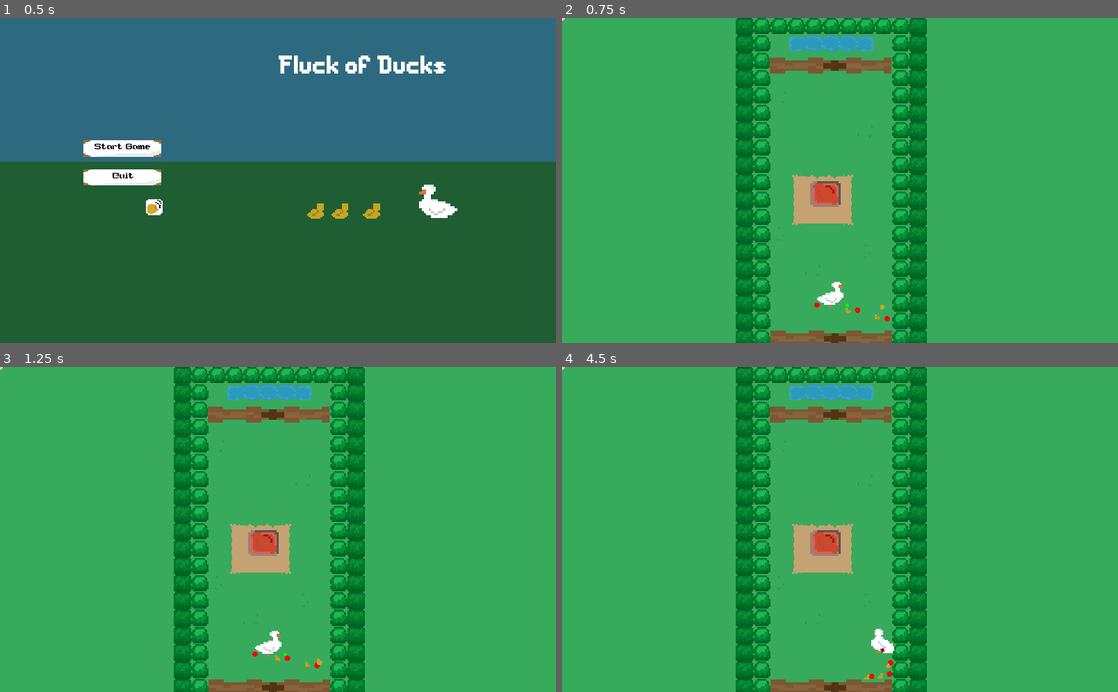
Above: before the commit, frames 1-4 (two rows, left to right).
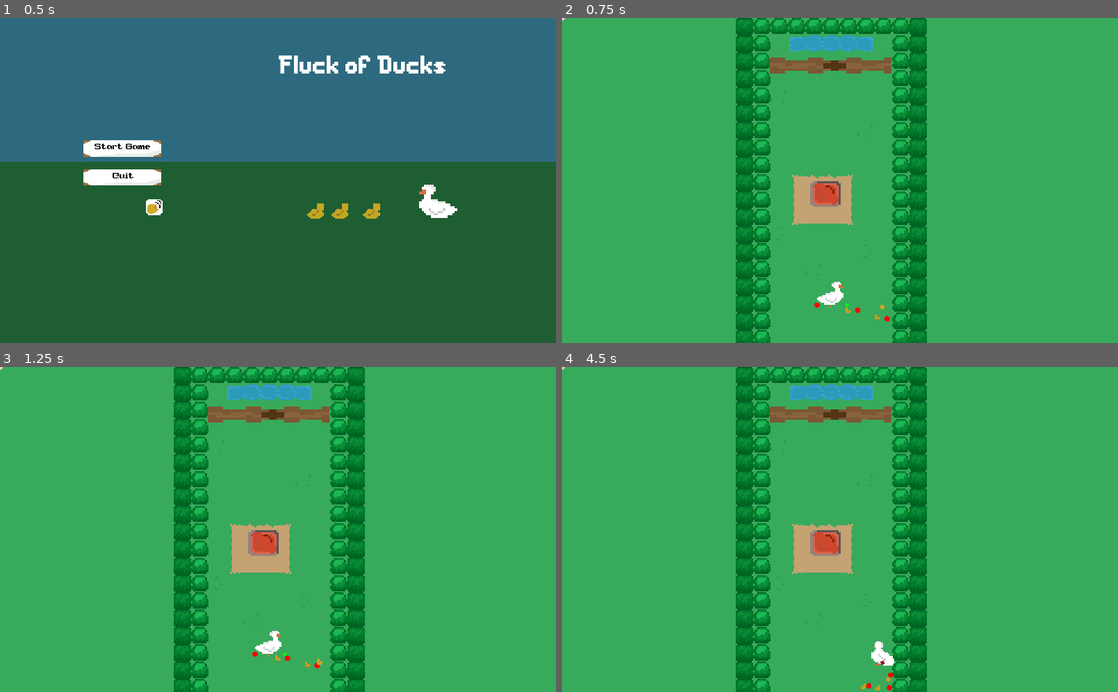
Above: after the commit, the same moments.

Repository: Cartogy/GWJ24
Game: Godot game, scene res://MainScene.tscn
The game is run twice, just before and just after one commit, with the same random seed, the same clock (stepped at 60 frames per second) and the same inputs. The engine's default icon, where the game draws it, is replaced by a stand-in: a white triangle on a blue panel in a dark square.
Inputs (mouse positions are in pixels of both pictures, inside the frame that each line leads up to):
- Up to frame 1 (0.5 s): no input
- Up to frame 2 (0.75 s): click "Start Game" at 0.5 s
- Up to frame 3 (1.25 s): no input
- Up to frame 4 (4.5 s): move the mouse to (962, 513) at 1.27 s; hold Right (ui_right) 1.28-2.03 s; tap Shift (control_cmd) at 1.35 s; move the mouse to (728, 545) at 2.02 s; hold Down (ui_down) 2.03-2.78 s; tap E (item_cmd) at 2.1 s; move the mouse to (895, 458) at 2.77 s; press the mouse at (895, 458) at 2.78 s; hold Right (ui_right) 2.78-3.53 s; move the mouse to (812, 594) at 3.52 s; release the mouse at (812, 594) at 3.53 s; hold Up (ui_up) 3.53-4.28 s; tap Space (quack_cmd) at 3.6 s; move the mouse to (1006, 578) at 4.27 s; hold Left (ui_left) from 4.28 s (still down); tap O (unlocking) at 4.35 s

Frame 1 is identical in both runs. In frame 2, 0.7% of the frame differs, in the area x 37-60%, y 96-100%; in frame 3, 0.7%; in frame 4, 1.1%, in the area x 37-60%, y 80-100%.

Commit message:
Update Level_1.tscn
Amended level 1 layout slightly

Diff:
--- a/Levels/Level_1.tscn
+++ b/Levels/Level_1.tscn
@@ -64,7 +64,7 @@
 switch_path = NodePath("../../Level_1/Switch1")
 
 [node name="DoorEffect2" parent="." index="3" instance=ExtResource( 3 )]
-position = Vector2( 496, 592 )
+position = Vector2( 496, 615 )
 rotation = 1.5708
 scale = Vector2( 5, 14 )
 switch_path = NodePath("../../Level_1/Switch1")
